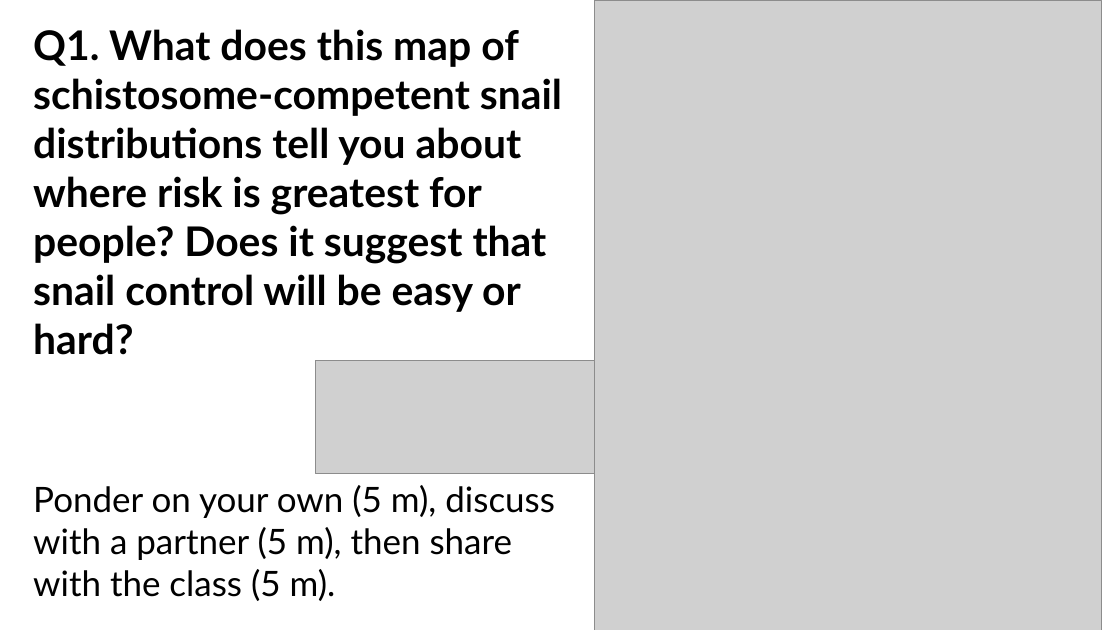
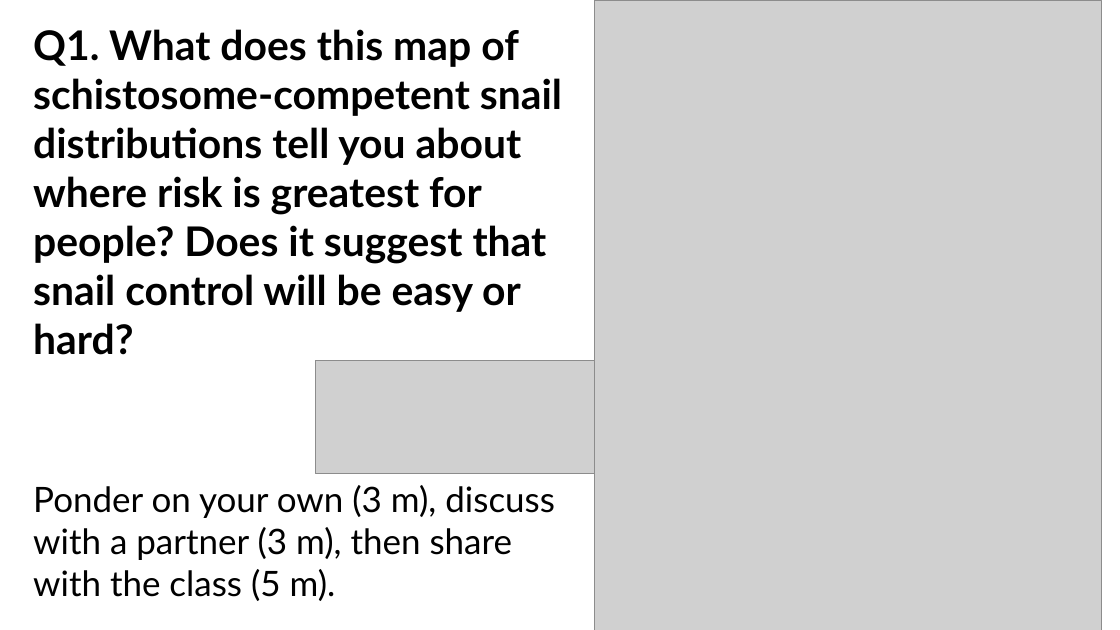
Before and after one commit to wood-lab/fish_406, a slide deck: slide 6 of docs/lectures/in-class_activities/class_5.pptx (slide 7 before the commit). Drawn at 1120x630 pixels with LibreOffice and Linux fonts; fonts in the diff are those of the drawing; grey boxes stand for pictures. Boxes give left, top, right and bottom in pixels: in the first picture for what was removed or moved away, otherwise in the second. Text is boxed around its words. In the diff, an @@ line names an element or a change of style, - is before the commit and + after.

Commit message:
updating class 5

```diff
--- a/docs/lectures/in-class_activities/class_5.pptx
+++ b/docs/lectures/in-class_activities/class_5.pptx
@@ text at [33, 485, 555, 601]: text changed @@
-Ponder on your own (5 m), discuss with a partner (5 m), then share with the class (5 m).
+Ponder on your own (3 m), discuss with a partner (3 m), then share with the class (5 m).
```
Also in this commit, not shown: 1 slide added, 1 slide removed, 11 other files.
